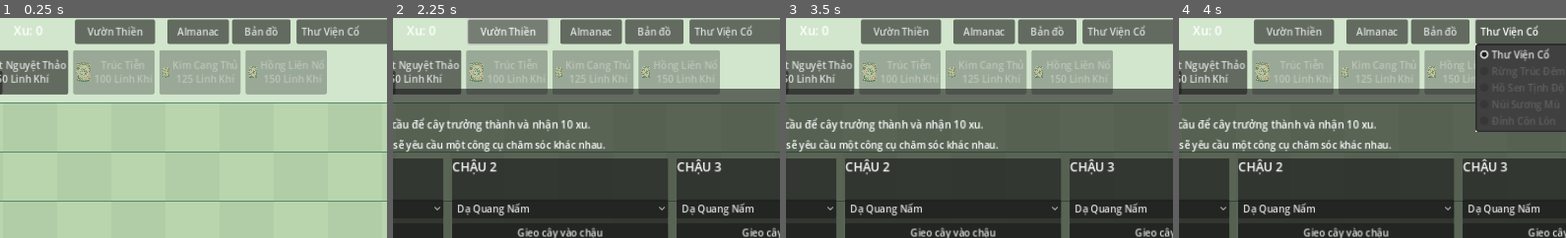
Above: before the commit, frames 1-4 (left to right).
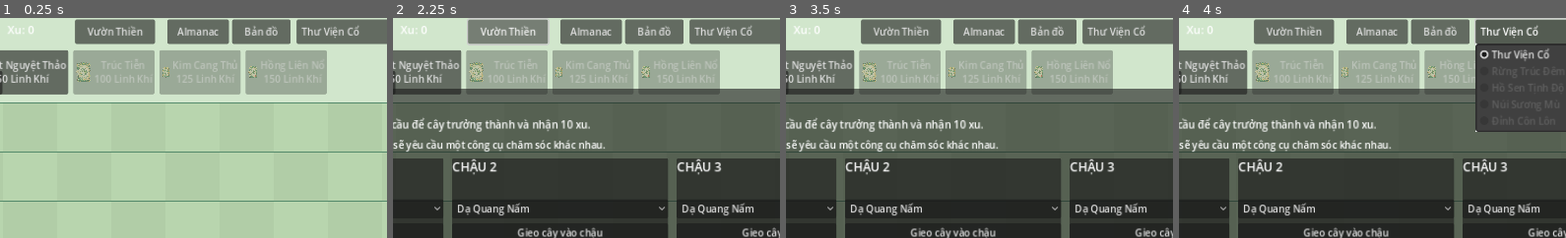
Above: after the commit, the same moments.

Repository: thandanh83-sys/Plants-vs.-Zombies
Game: Godot game, scene res://scenes/Main.tscn
The game is run twice, just before and just after one commit, with the same random seed, the same clock (stepped at 60 frames per second) and the same inputs.
Inputs:
- Up to frame 1 (0.25 s): no input
- Up to frame 2 (2.25 s): click "Linh Đan ×1" at 0.5 s; click "Chọn cây..." at 1.25 s; click "Vườn Thiền" at 2 s
- Up to frame 3 (3.5 s): click "Tạm dừng" at 2.75 s
- Up to frame 4 (4 s): click "Thư Viện Cổ" at 3.5 s
The pictures show only the part of the screen within x 29-79%, y 1-51%; the shares and areas given below are measured in that part.

The runs differ from the first frame. In frame 1, 0.1% of the frame differs, in the area x 2-11%, y 3-9%; in frame 2, 0.1%; in frame 3, 0.1%; in frame 4, 0.1%.

Commit message:
fix: refine garden HUD spacing and reset battlefield shake

Diff:
--- a/scenes/Main.gd
+++ b/scenes/Main.gd
@@ -115,9 +115,9 @@
 	state_label.add_theme_font_size_override("font_size", 16)
 	add_child(state_label)
 	coins_label = Label.new()
-	coins_label.position = Vector2(390, 16)
-	coins_label.size = Vector2(140, 34)
-	coins_label.add_theme_font_size_override("font_size", 20)
+	coins_label.position = Vector2(380, 16)
+	coins_label.size = Vector2(105, 34)
+	coins_label.add_theme_font_size_override("font_size", 18)
 	add_child(coins_label)
 	zen_garden_button = Button.new()
 	zen_garden_button.position = Vector2(490, 12)
@@ -248,7 +248,7 @@
 	sun_label.position = Vector2(20.0 + _safe_left, 16.0 + _safe_top)
 	plant_food_button.position = Vector2(175.0 + _safe_left, 12.0 + _safe_top)
 	state_label.position = Vector2(20.0 + _safe_left, 56.0 + _safe_top)
-	coins_label.position = Vector2(390.0 + _safe_left, 16.0 + _safe_top)
+	coins_label.position = Vector2(380.0 + _safe_left, 16.0 + _safe_top)
 	zen_garden_button.position = Vector2(490.0 + _safe_left, 12.0 + _safe_top)
 	pause_button.position = Vector2(20.0 + _safe_left, 96.0 + _safe_top)
 	speed_button.position = Vector2(132.0 + _safe_left, 96.0 + _safe_top)
@@ -434,6 +434,10 @@
 func _reset_game_time() -> void:
 	get_tree().paused = false
 	Engine.time_scale = 1.0
+	if _shake_tween != null and _shake_tween.is_running():
+		_shake_tween.kill()
+	if is_instance_valid(world_layer):
+		world_layer.position = Vector2.ZERO
 	_speed_index = 0
 	if is_instance_valid(pause_button):
 		pause_button.text = "Tạm dừng"
